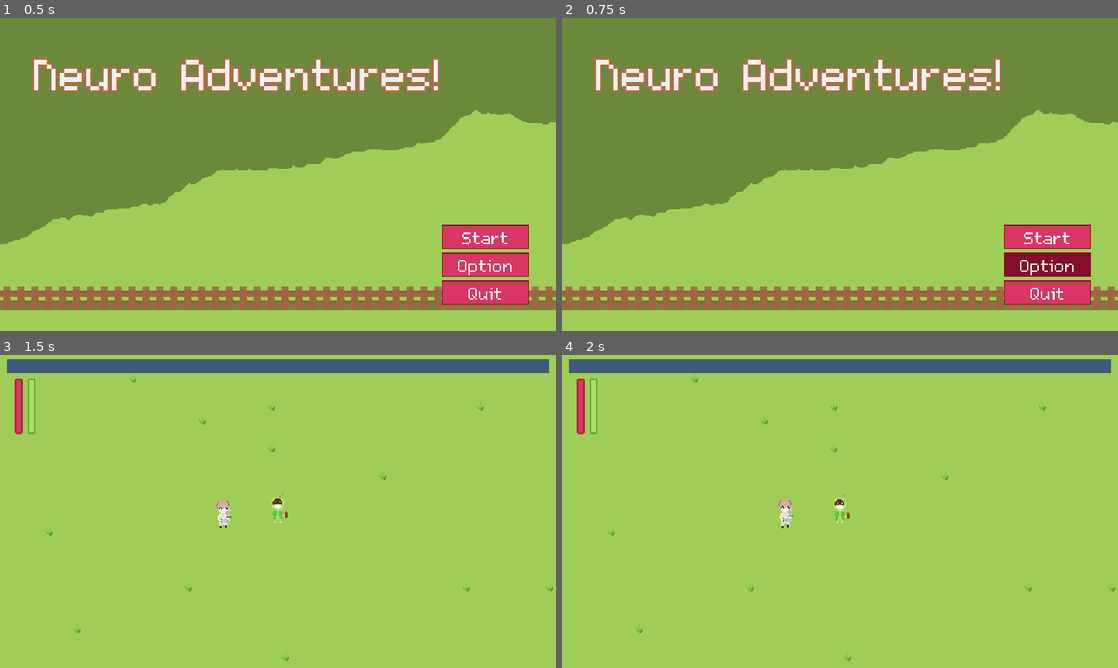
Above: before the commit, frames 1-4 (two rows, left to right).
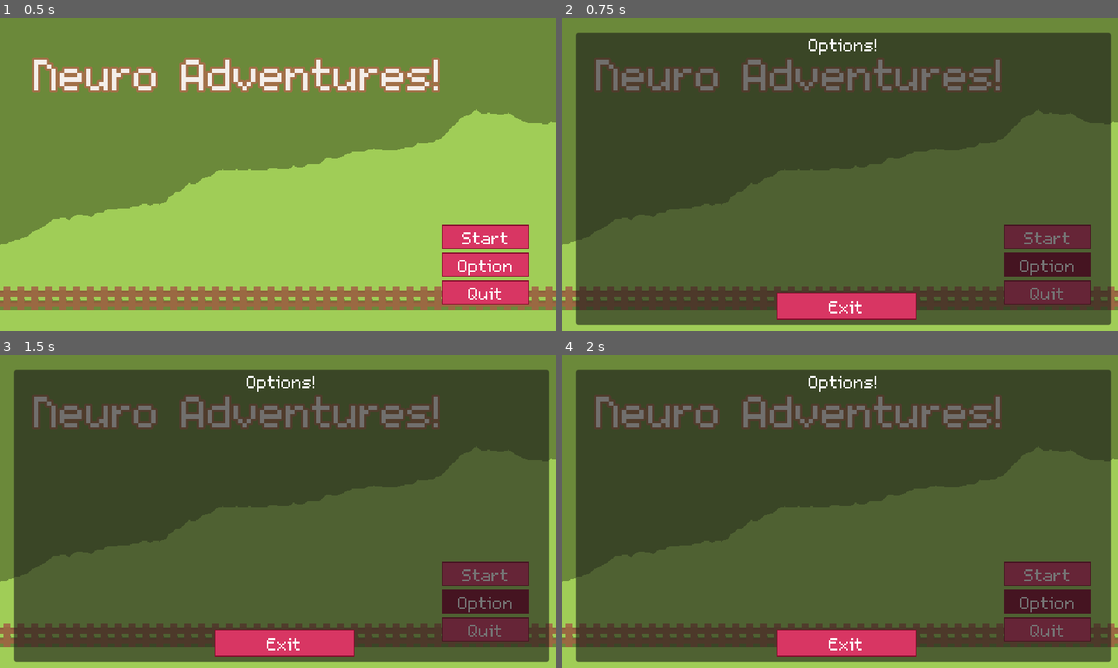
Above: after the commit, the same moments.

Repository: KotgeDev/Neuro-Adventures
Game: Godot game, scene res://scenes/ui/menu.tscn
Two runs of this game, one before a commit and one after it. Both use one fixed random seed, a clock stepped at 60 frames per second and the inputs below.
Inputs:
- Up to frame 1 (0.5 s): no input
- Up to frame 2 (0.75 s): click "Option" at 0.5 s
- Up to frame 3 (1.5 s): click "Start" at 1.25 s
- Up to frame 4 (2 s): no input

Frame 1 is identical in both runs. In frame 2, 90% of the frame differs, in the area x 2-99%, y 4-99%; in frame 3, 97%, in the area x 0-100%, y 0-99%; in frame 4, 97%.

Commit message:
UI enhancements update 1
Random enhancements.

Diff:
--- a/scenes/characters/collab_partners/collab_partner.tscn
+++ b/scenes/characters/collab_partners/collab_partner.tscn
@@ -8,7 +8,7 @@
 radius = 5.0
 
 [sub_resource type="CircleShape2D" id="CircleShape2D_3ivom"]
-radius = 49.2544
+radius = 2.0
 
 [node name="CollabPartner" type="CharacterBody2D"]
 collision_layer = 16
--- a/scenes/ui/hud.tscn
+++ b/scenes/ui/hud.tscn
@@ -1,12 +1,14 @@
-[gd_scene load_steps=10 format=3 uid="uid://dqy8eus7xktlq"]
+[gd_scene load_steps=12 format=3 uid="uid://dqy8eus7xktlq"]
 
 [ext_resource type="Script" path="res://scripts/ui/hud.gd" id="1_jg8iq"]
 [ext_resource type="Texture2D" uid="uid://clpdynieekcha" path="res://assets/ui/ai_health_bar_under.png" id="2_lnaml"]
 [ext_resource type="Texture2D" uid="uid://cdfsvbsr2p0cs" path="res://assets/ui/ai_health_bar.png" id="3_h2em7"]
 [ext_resource type="Texture2D" uid="uid://tnubhijqfq02" path="res://assets/ui/collab_partner_health_bar_under.png" id="4_i77dk"]
+[ext_resource type="Texture2D" uid="uid://dnl8tal30m0jt" path="res://assets/ui/ui_icons.png" id="4_nokq6"]
 [ext_resource type="Texture2D" uid="uid://cjb1btwxi635u" path="res://assets/ui/collab_partner_health_bar.png" id="5_xxcgw"]
 [ext_resource type="Texture2D" uid="uid://chm3hdjvrvpig" path="res://assets/ui/exp_bar_under.png" id="6_v5tns"]
 [ext_resource type="Texture2D" uid="uid://bbm64wjax8o6h" path="res://assets/ui/exp_bar.png" id="7_0d2lw"]
+[ext_resource type="Texture2D" uid="uid://crvnx5i06xcb6" path="res://assets/ui/ui_icons1.png" id="7_ofbrc"]
 [ext_resource type="StyleBox" uid="uid://xuptsyutqrn5" path="res://assets/themes/green_button_texture.tres" id="8_xxprq"]
 [ext_resource type="StyleBox" uid="uid://csyqurimj00h7" path="res://assets/themes/green_button_pressed_texture.tres" id="9_j4yyk"]
 
@@ -15,24 +17,40 @@
 script = ExtResource("1_jg8iq")
 
 [node name="AIHealthBar" type="TextureProgressBar" parent="."]
-offset_left = 17.0
-offset_top = 27.0
-offset_right = 81.0
-offset_bottom = 91.0
+offset_left = 15.0
+offset_top = 44.0
+offset_right = 79.0
+offset_bottom = 108.0
 value = 100.0
 fill_mode = 3
 texture_under = ExtResource("2_lnaml")
 texture_progress = ExtResource("3_h2em7")
 
+[node name="AIIcon" type="TextureRect" parent="."]
+offset_left = 4.0
+offset_top = 17.0
+offset_right = 36.0
+offset_bottom = 49.0
+texture = ExtResource("4_nokq6")
+stretch_mode = 2
+
 [node name="CollabPartnerHealthBar" type="TextureProgressBar" parent="."]
-offset_left = 32.0
-offset_top = 27.0
-offset_right = 96.0
-offset_bottom = 91.0
+offset_left = 36.0
+offset_top = 44.0
+offset_right = 100.0
+offset_bottom = 108.0
 value = 100.0
 fill_mode = 3
 texture_under = ExtResource("4_i77dk")
 texture_progress = ExtResource("5_xxcgw")
+
+[node name="CollabPartnerIcon" type="TextureRect" parent="."]
+offset_left = 24.0
+offset_top = 17.0
+offset_right = 56.0
+offset_bottom = 49.0
+texture = ExtResource("7_ofbrc")
+stretch_mode = 2
 
 [node name="EXPBar" type="TextureProgressBar" parent="."]
 offset_left = 8.0
--- a/scenes/ui/menu.tscn
+++ b/scenes/ui/menu.tscn
@@ -1,7 +1,8 @@
-[gd_scene load_steps=3 format=3 uid="uid://cbfigu64qfdvf"]
+[gd_scene load_steps=4 format=3 uid="uid://cbfigu64qfdvf"]
 
 [ext_resource type="Script" path="res://scripts/ui/menu.gd" id="1_833i5"]
 [ext_resource type="Texture2D" uid="uid://ck3vocomisktb" path="res://assets/ui/main_menu.png" id="2_yw33v"]
+[ext_resource type="Theme" uid="uid://cbqv70ya041cw" path="res://assets/themes/default_theme.tres" id="3_3fel6"]
 
 [node name="Menu" type="Control"]
 layout_mode = 3
@@ -53,5 +54,42 @@
 layout_mode = 2
 text = "Quit"
 
+[node name="PauseMenu" type="Panel" parent="."]
+visible = false
+layout_mode = 0
+offset_left = 16.0
+offset_top = 17.0
+offset_right = 632.0
+offset_bottom = 353.0
+
+[node name="Label" type="Label" parent="PauseMenu"]
+layout_mode = 1
+anchors_preset = 15
+anchor_right = 1.0
+anchor_bottom = 1.0
+offset_left = -2.0
+offset_right = 3.0
+offset_bottom = -288.0
+grow_horizontal = 2
+grow_vertical = 2
+theme = ExtResource("3_3fel6")
+text = "Options!"
+horizontal_alignment = 1
+
+[node name="ExitPauseMenuButton" type="Button" parent="PauseMenu"]
+layout_mode = 1
+anchors_preset = 15
+anchor_right = 1.0
+anchor_bottom = 1.0
+offset_left = 231.0
+offset_top = 299.0
+offset_right = -224.0
+offset_bottom = -6.0
+grow_horizontal = 2
+grow_vertical = 2
+text = "Exit"
+
 [connection signal="pressed" from="VBoxContainer/StartButton" to="." method="_on_start_button_pressed"]
+[connection signal="pressed" from="VBoxContainer/OptionButton" to="." method="_on_option_button_pressed"]
 [connection signal="pressed" from="VBoxContainer/QuitButton" to="." method="_on_quit_button_pressed"]
+[connection signal="pressed" from="PauseMenu/ExitPauseMenuButton" to="." method="_on_exit_pause_menu_button_pressed"]
--- a/scenes/upgrades/exp.tscn
+++ b/scenes/upgrades/exp.tscn
@@ -1,5 +1,6 @@
-[gd_scene load_steps=3 format=3 uid="uid://btv6nlskxksif"]
+[gd_scene load_steps=4 format=3 uid="uid://btv6nlskxksif"]
 
+[ext_resource type="Script" path="res://scenes/upgrades/expCollect.gd" id="1_ptoes"]
 [ext_resource type="Texture2D" uid="uid://l4lmw0wc3b0g" path="res://assets/upgrades/exp.png" id="1_yhmn4"]
 
 [sub_resource type="RectangleShape2D" id="RectangleShape2D_trc6b"]
@@ -9,6 +10,7 @@
 z_index = -1
 collision_layer = 32
 collision_mask = 0
+script = ExtResource("1_ptoes")
 
 [node name="Sprite2D" type="Sprite2D" parent="."]
 texture = ExtResource("1_yhmn4")
--- /dev/null
+++ b/scenes/upgrades/expCollect.gd
@@ -0,0 +1,23 @@
+extends Area2D
+class_name ExpCollect
+var is_collection = false
+var collab_partner
+var current_y_pos
+var floating = 1.55334
+func _ready() -> void:
+	current_y_pos = global_position.y
+# Called every frame. 'delta' is the elapsed time since the previous frame.
+func _process(delta):
+	collab_partner = get_tree().get_first_node_in_group("collab_partner")
+	var distance = collab_partner.global_position.distance_to(global_position)
+	if(distance < 2):
+		queue_free()
+	elif(distance > 2 && distance < 50):
+		var dir = collab_partner.global_position - global_position
+		dir = dir.normalized()
+
+		global_position += 120*dir*delta
+	else:
+		floating += delta*5
+		global_position = Vector2(global_position.x,current_y_pos + (sin(floating)*2))
+	pass
--- a/scripts/characters/collab_partners/collab_partner.gd
+++ b/scripts/characters/collab_partners/collab_partner.gd
@@ -72,7 +72,7 @@
 		lv += 1
 		Globals.get_random_upgrades.emit()
 	Globals.update_exp_bar.emit(exp_requirement, expp)
-	area.queue_free()
+	#area.queue_free()
 
 func process_damage_recieved(BASE_DAMAGE: float) -> float:
 	var modified_damage := BASE_DAMAGE
--- a/scripts/ui/hud.gd
+++ b/scripts/ui/hud.gd
@@ -4,10 +4,23 @@
 @onready var collab_partner_health_bar = $CollabPartnerHealthBar
 @onready var exp_bar = $EXPBar
 @onready var end_game = $EndGame
-
 var menu_allowed := true
 
+#UI Shake Handler (Scuffed Code Ahead)
+var max_offset = Vector2(2, 2)
+var rng = RandomNumberGenerator.new()
+var ashakepos;
+var cshakepos;
+var ashake = false
+var ashaketime = 0.25
+var cshake = false
+var cshaketime = 0.25
+var exp_value = 0.0
+#UI Shake Handler End
+
 func _ready() -> void:
+	ashakepos = ai_health_bar.position
+	cshakepos = collab_partner_health_bar.position
 	Globals.game_over.connect(_on_game_over)
 	Globals.game_won.connect(_on_game_won)
 	Globals.update_ai_health.connect(_on_update_ai_health)
@@ -16,6 +29,8 @@
 	Globals.send_random_upgrades.connect(_on_send_random_upgrades)
 
 func _process(delta: float) -> void:
+	shake_handler(delta)
+	exp_bar.value = lerpf(exp_bar.value, exp_value, delta*7)
 	if Input.is_action_just_pressed("menu") and menu_allowed:
 		%EndGameLabel.text = ""
 		%FlavorText.text = ""
@@ -41,17 +56,37 @@
 	%FlavorText.text = "Sometimes when I sit here and stream, I envision myself as a goddess, overlooking my followers. "
 	end_game.visible = true
 
-
+func shake(obj_to_shake, source) -> void:
+	obj_to_shake.position.x = source.x + max_offset.x * rng.randf_range(-1, 1)
+	obj_to_shake.position.y = source.y + max_offset.y * rng.randf_range(-1, 1)
+func shake_handler(delta) -> void:
+	if(ashake):
+		ashaketime -= delta
+		shake(ai_health_bar, ashakepos)
+		if(ashaketime < 0):
+			ashake = false
+			ai_health_bar.position = ashakepos
+	if(cshake):
+		cshaketime -= delta
+		shake(collab_partner_health_bar, cshakepos)
+		if(cshaketime < 0):
+			cshake = false
+			collab_partner_health_bar.position = cshakepos
 func _on_update_ai_health(max: float, health: float) -> void:
 	if health >= 0.0:
 		ai_health_bar.value = health / max * 100
+		ashake = true
+		ashaketime = 0.25
+
 
 func _on_update_collab_partner_health(max: float, health: float) -> void:
 	if health >= 0.0:
 		collab_partner_health_bar.value = health / max * 100
+		cshake = true
+		cshaketime = 0.25
 
 func _on_update_exp_bar(max, exp) -> void:
-	exp_bar.value = float(exp) / float(max) * 100
+	exp_value = float(exp) / float(max) * 100
 
 func _on_send_random_upgrades(upgrades: Array) -> void:
 	if upgrades.size() == 0:
--- a/scripts/ui/menu.gd
+++ b/scripts/ui/menu.gd
@@ -1,7 +1,13 @@
 extends Control
-
+@onready var pause_menu = $PauseMenu
 func _on_start_button_pressed():
 	get_tree().change_scene_to_file("res://scenes/maps/farm.tscn")
 
 func _on_quit_button_pressed():
 	get_tree().quit()
+
+func _on_option_button_pressed():
+	pause_menu.visible = true
+
+func _on_exit_pause_menu_button_pressed():
+	pause_menu.visible = false
Binary file added: assets/ui/ui_icons.png
Not shown, added: assets/ui/ui_icons.png.import
Binary file added: assets/ui/ui_icons1.png
Not shown, added: assets/ui/ui_icons1.png.import
